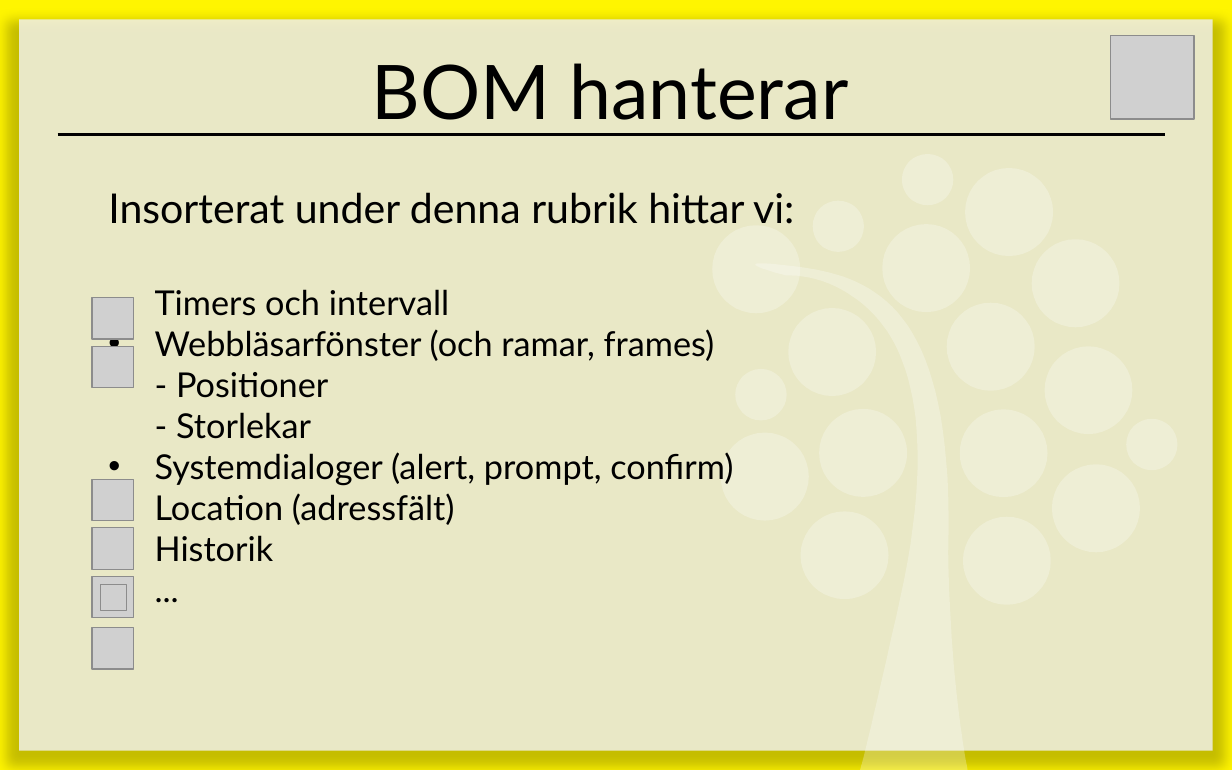
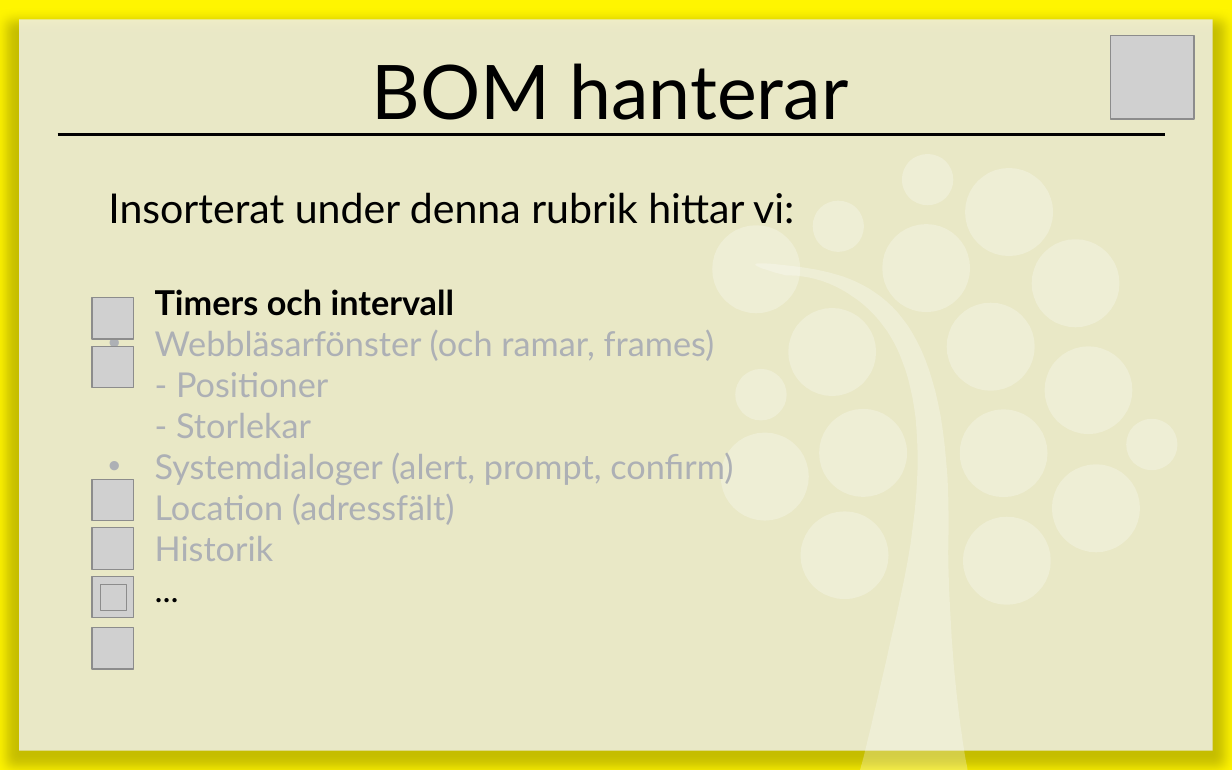
Before and after one commit to 1dv435/Kursmaterial, a slide deck: slide 35 of Föreläsningar/F07 - DOM.pptx (slide 63 before the commit). Drawn at 1232x770 pixels with LibreOffice and Linux fonts; fonts in the diff are those of the drawing; grey boxes stand for pictures. Boxes give left, top, right and bottom in pixels: in the first picture for what was removed or moved away, otherwise in the second. Text is boxed around its words. In the diff, an @@ line names an element or a change of style, - is before the commit and + after.

```diff
--- a/Föreläsningar/F07 - DOM.pptx
+++ b/Föreläsningar/F07 - DOM.pptx
@@ subtitle at (155, 289, 733, 561): bold on in "Timers och intervall"; text colour #000000 to #ADB0B5 in "Webbläsarfönster (och ramar, frames) - Positioner - ...", "Systemdialoger (alert, prompt, confirm)", "Location (adressfält)", "Historik" @@
```
Also in this commit, not shown: 9 other slides changed, 2 slides added, 40 slides removed.
